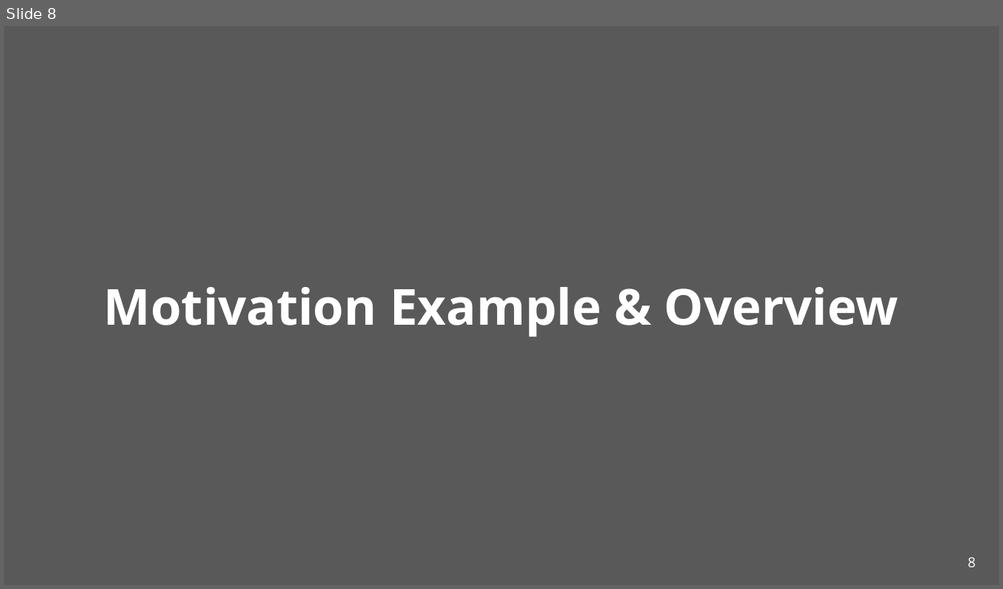
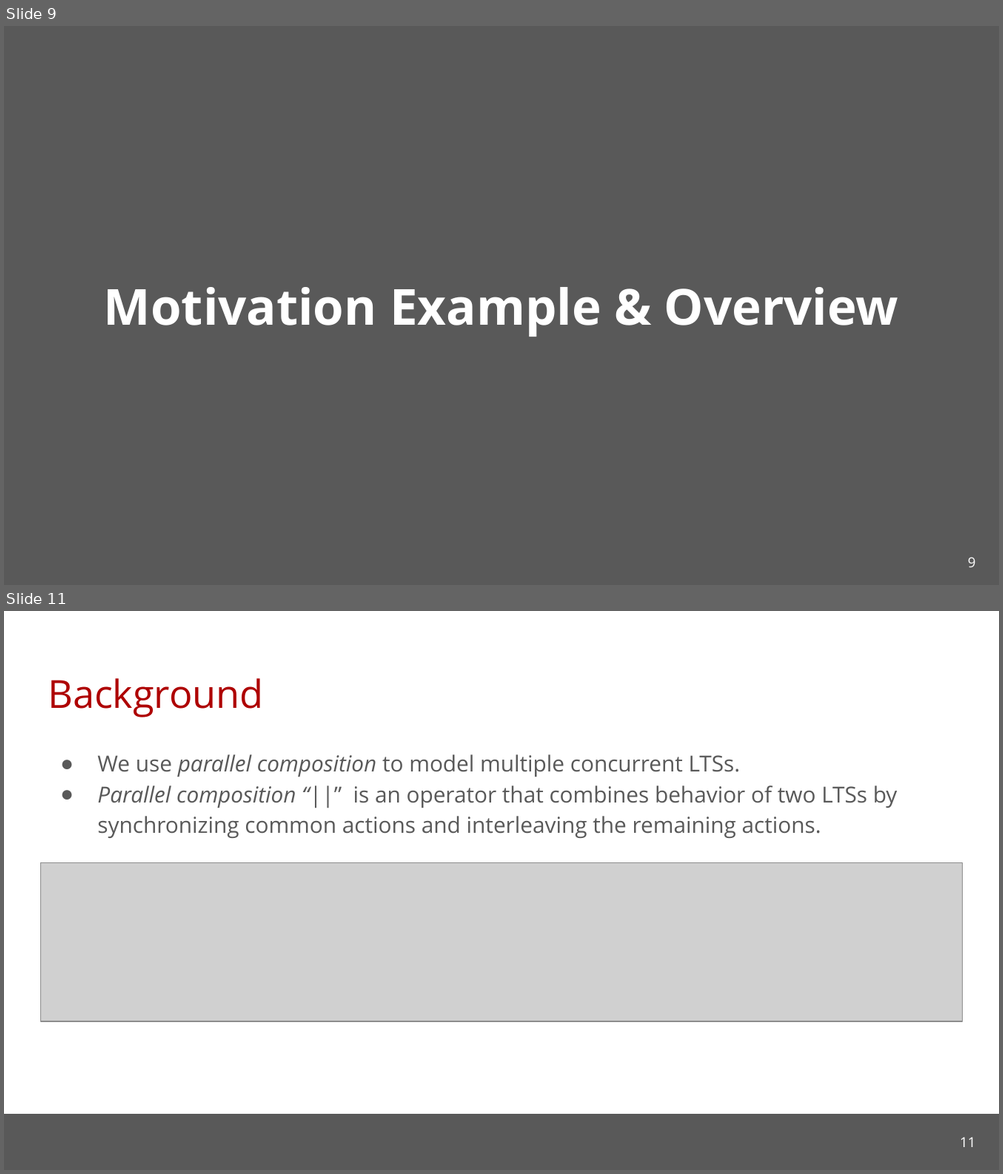
Before and after one commit to cmu-soda/Robustness, a slide deck: Robustness.pptx. Shown one above the other, each under a label of ours: slide 8 before the commit, slides 9 and 11 after it; the slides between them are not shown. The pictures are 1003x589 and 1003x1174 pixels, drawn with LibreOffice and Linux fonts; fonts in the diff are those of the drawing; grey boxes stand for pictures; background and template pictures are left out. Boxes give left, top, right and bottom in pixels: in the first picture for what was removed or moved away, otherwise in the second. Text is boxed around its words. In the diff, an @@ line names an element or a change of style, - is before the commit and + after.

```diff
--- a/Robustness.pptx
+++ b/Robustness.pptx
@@ slide 11 added at (x1=4, y1=611, x2=999, y2=1170), background #FFFFFF @@
@@ title added at (x1=48, y1=678, x2=264, y2=718), 28 pt, text #AE0000 @@
+Background
@@ text added at (x1=97, y1=755, x2=897, y2=838), 16 pt, text #595959 @@
+● We use parallel composition to model multiple concurrent LTSs.
+● Parallel composition “||” is an operator that combines behavior of two LTSs by synchronizing common actions and interleaving the remaining actions.
@@ picture added at (x1=41, y1=863, x2=962, y2=1022) @@
@@ rectangle added at (x1=4, y1=1114, x2=999, y2=1170), fill #595959 @@
@@ page number added at (x1=959, y1=1137, x2=975, y2=1147), 10 pt, text #FFFFFF @@
+11
@@ what was slide 8 is now slide 9 @@
@@ page number at (x1=967, y1=557, x2=976, y2=568): text changed @@
-8
+9
```
Also in this commit, not shown: 10 slides changed, 11 other slides added.
